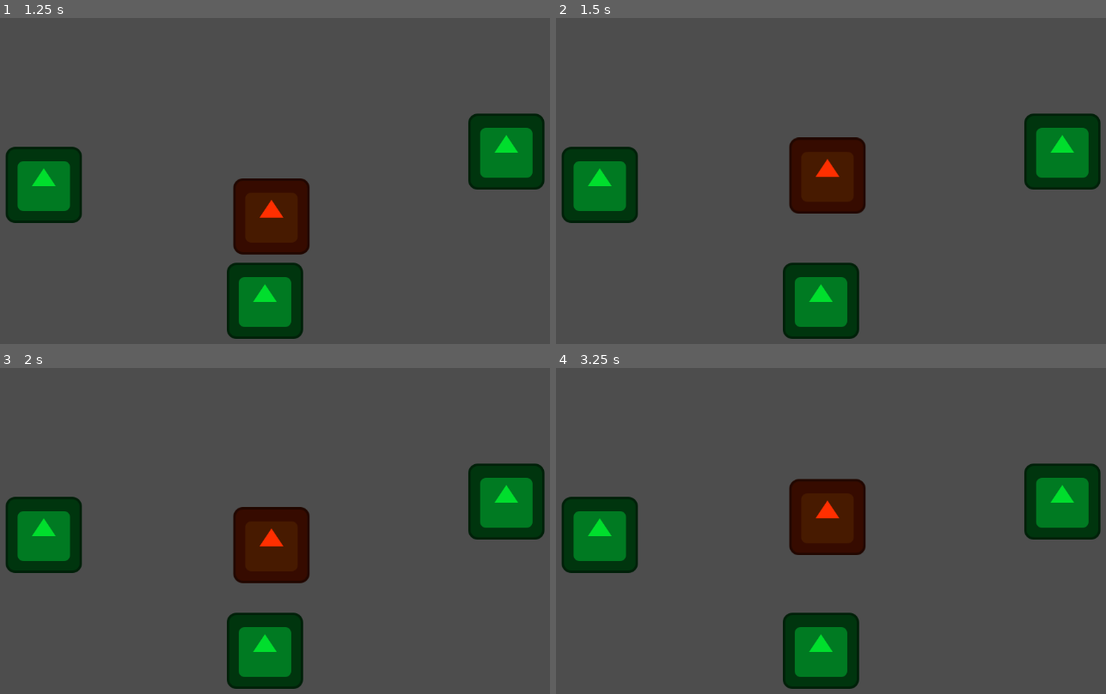
Above: before the commit, frames 1-4 (two rows, left to right).
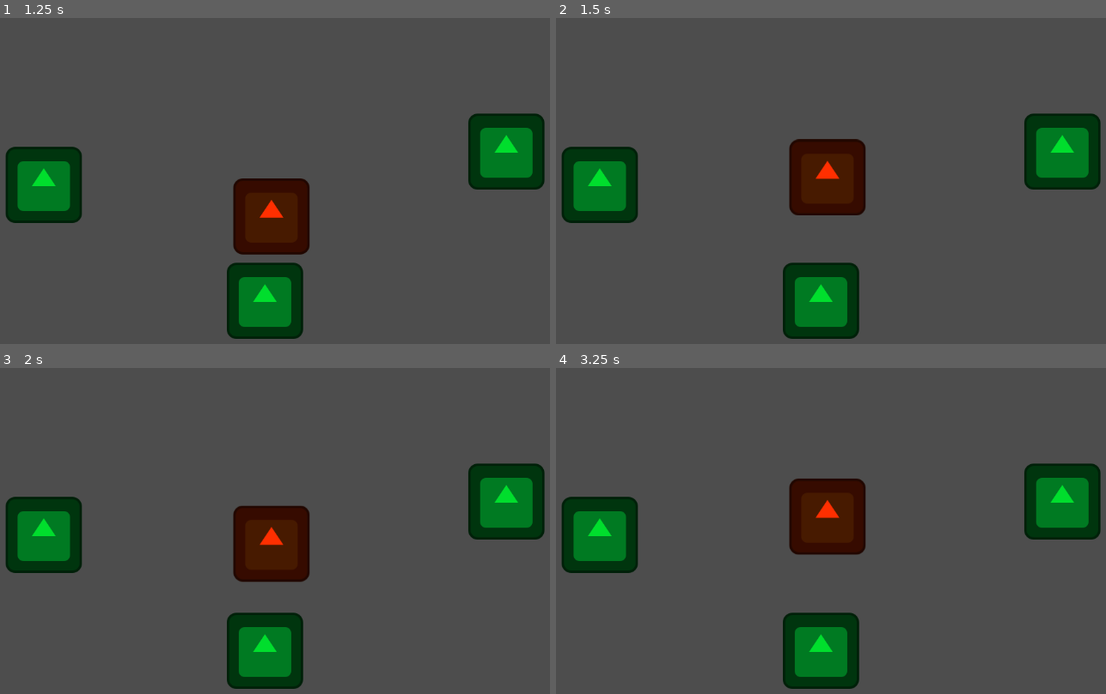
Above: after the commit, the same moments.

Repository: EmmmanuelRCPP/Github-FoxDev-practica
Game: Godot game, scene res://nivel.tscn
Same seed, same stepped clock (60 frames per second), same inputs: the game is played once before the commit and once after it. Before the commit the project has no main scene; this scene is started directly in both runs. The engine's default icon, where the game draws it, is replaced by a stand-in: a white triangle on a blue panel in a dark square.
Inputs:
- Up to frame 1 (1.25 s): no input
- Up to frame 2 (1.5 s): tap Enter at 1.25 s
- Up to frame 3 (2 s): no input
- Up to frame 4 (3.25 s): tap Space at 2.75 s

Frame 1 is identical in both runs. In frame 2, 0.2% of the frame differs, in the area x 42-57%, y 36-61%; in frame 3, 0.2%; in frame 4, 0.1%.

Commit message:
efecto de sonido

Diff:
--- a/Github-FoxDev-practica/player.tscn
+++ b/Github-FoxDev-practica/player.tscn
@@ -1,6 +1,7 @@
-[gd_scene load_steps=4 format=3 uid="uid://fn0aavpgmqwy"]
+[gd_scene load_steps=5 format=3 uid="uid://fn0aavpgmqwy"]
 
 [ext_resource type="Texture2D" uid="uid://b6f61m4xiuuys" path="res://icon.svg" id="1_4qxe3"]
+[ext_resource type="AudioStream" uid="uid://dj8ahwvitic86" path="res://Taco-Bell-Bong-Sound-Effect-_HD_.wav" id="2_onrkg"]
 
 [sub_resource type="GDScript" id="GDScript_64bcn"]
 script/source = "extends CharacterBody2D
@@ -21,6 +22,8 @@
 	# Handle jump.
 	if Input.is_action_just_pressed(\"ui_accept\") and is_on_floor():
 		velocity.y = JUMP_VELOCITY
+		await get_tree().create_timer(0.6).timeout
+		$\"Taco-bell-bong-sound-effect-Hd\".play
 
 	# Get the input direction and handle the movement/deceleration.
 	# As good practice, you should replace UI actions with custom gameplay actions.
@@ -46,3 +49,6 @@
 [node name="CollisionShape2D" type="CollisionShape2D" parent="."]
 position = Vector2(0, 2)
 shape = SubResource("RectangleShape2D_jiekj")
+
+[node name="Taco-bell-bong-sound-effect-Hd" type="AudioStreamPlayer" parent="."]
+stream = ExtResource("2_onrkg")
--- a/Github-FoxDev-practica/project.godot
+++ b/Github-FoxDev-practica/project.godot
@@ -11,7 +11,8 @@
 [application]
 
 config/name="FoxDEv practica Github"
-config/features=PackedStringArray("4.3", "Mobile")
+run/main_scene="uid://bau6wsc7yywq2"
+config/features=PackedStringArray("4.4", "Mobile")
 config/icon="res://icon.svg"
 
 [rendering]
Not shown, added: Github-FoxDev-practica/Taco-Bell-Bong-Sound-Effect-_HD_.wav.import
Not shown, added: Github-FoxDev-practica/Taco-Bell-Bong-Sound-Effect-_HD_.wav
